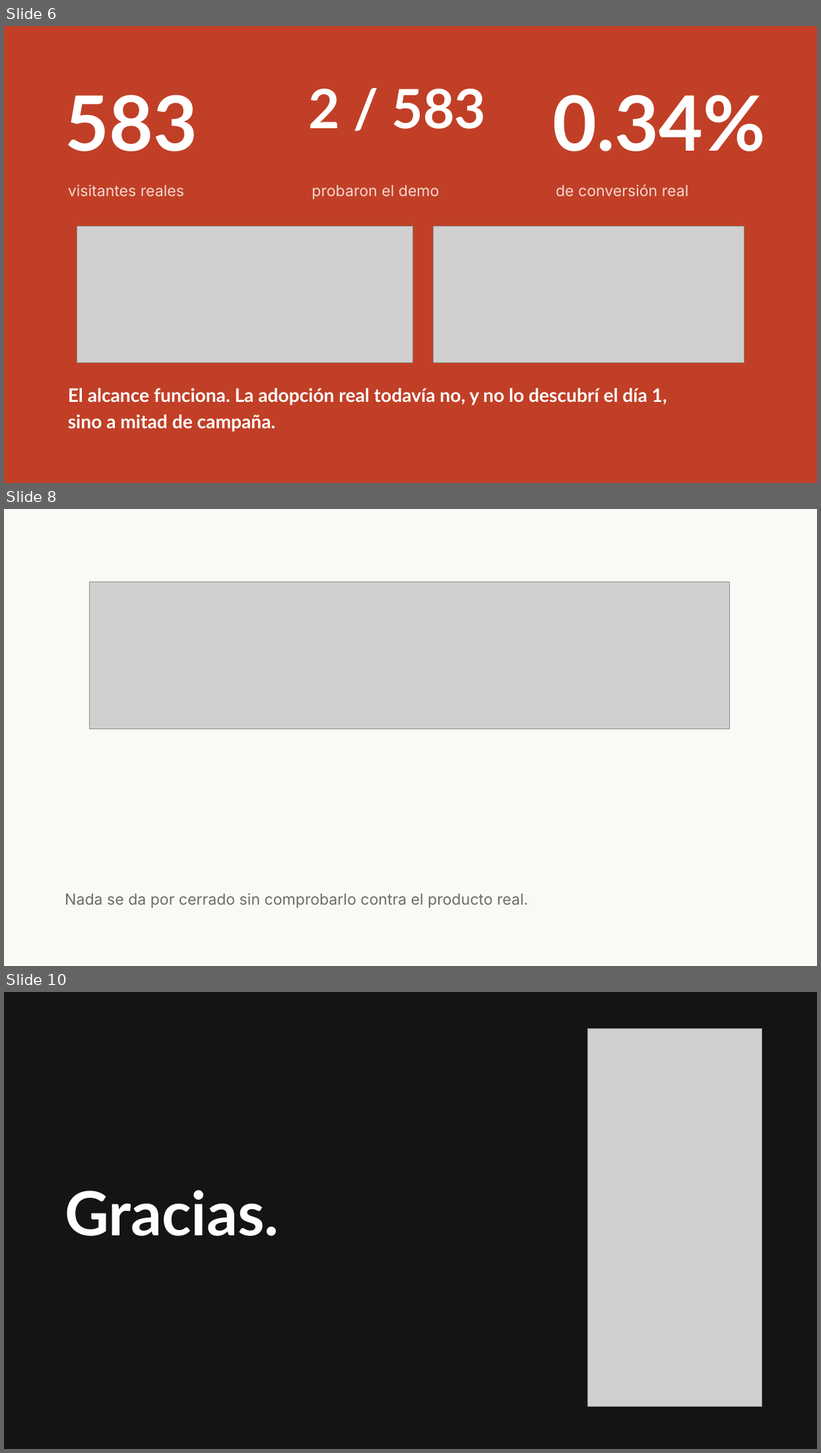
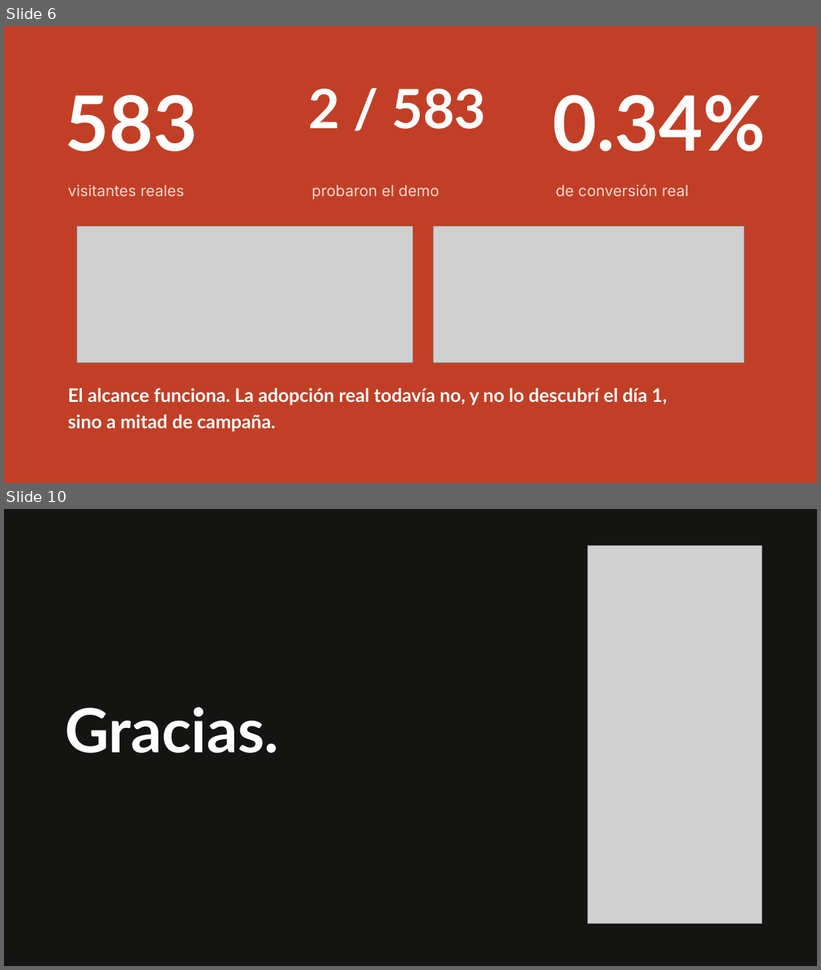
Before and after one commit to claudiafalcon/nahui, a slide deck: evidence/2026-08-22-demo-day/Nahui - Pitch Demo Day.pptx. Shown one above the other, each under a label of ours: slides 6, 8 and 10 before the commit, slides 6 and 10 after it; the slides between them are not shown. The pictures are 821x1453 and 821x970 pixels, drawn with LibreOffice and Linux fonts; fonts in the diff are those of the drawing; grey boxes stand for pictures. Boxes give left, top, right and bottom in pixels: in the first picture for what was removed or moved away, otherwise in the second. Text is boxed around its words. In the diff, an @@ line names an element or a change of style, - is before the commit and + after.

Commit message:
redesign(demo-day): full-bleed diagrams and varied layouts for pitch deck
Slides 7-9 (equipo/ciclo/timeline) were three crops of the same shared
HTML sheet, cream background, tiny box, huge dead space below - felt
like the same image repeated. Rebuilt each as its own full-bleed
1280x720 design: equipo stays a light org-chart tree, ciclo becomes a
dark radial wheel (Hallazgo real as the hub), timeline becomes a
two-column light layout. Also broke up slides 3-5 (three identical
cream-bg, image-right screenshots) by alternating background and
image side per slide.

```diff
--- a/evidence/2026-08-22-demo-day/Nahui - Pitch Demo Day.pptx
+++ b/evidence/2026-08-22-demo-day/Nahui - Pitch Demo Day.pptx
@@ slide 8 removed at box(4, 509, 817, 966), background #FFFFFF @@
@@ rectangle removed at box(4, 509, 817, 966) @@
@@ picture removed at box(89, 582, 730, 729) @@
@@ text removed at box(65, 894, 528, 908) @@
-Nada se da por cerrado sin comprobarlo contra el producto real.
```
Also in this commit, not shown: 3 slides changed, 2 slides added, 1 other slide removed, 3 other files.
